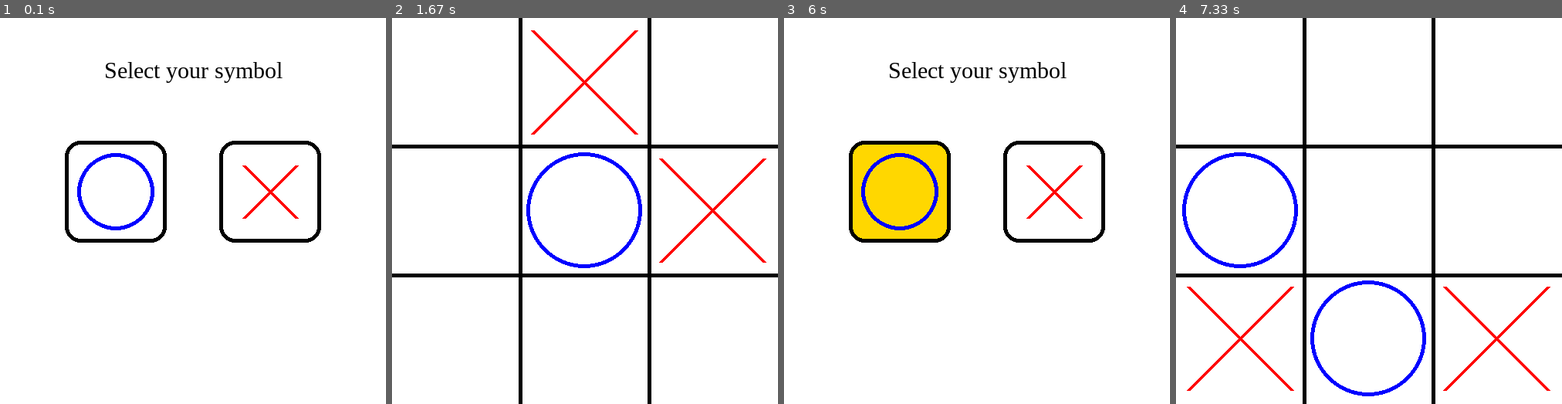
Above: before the commit, frames 1-4 (left to right).
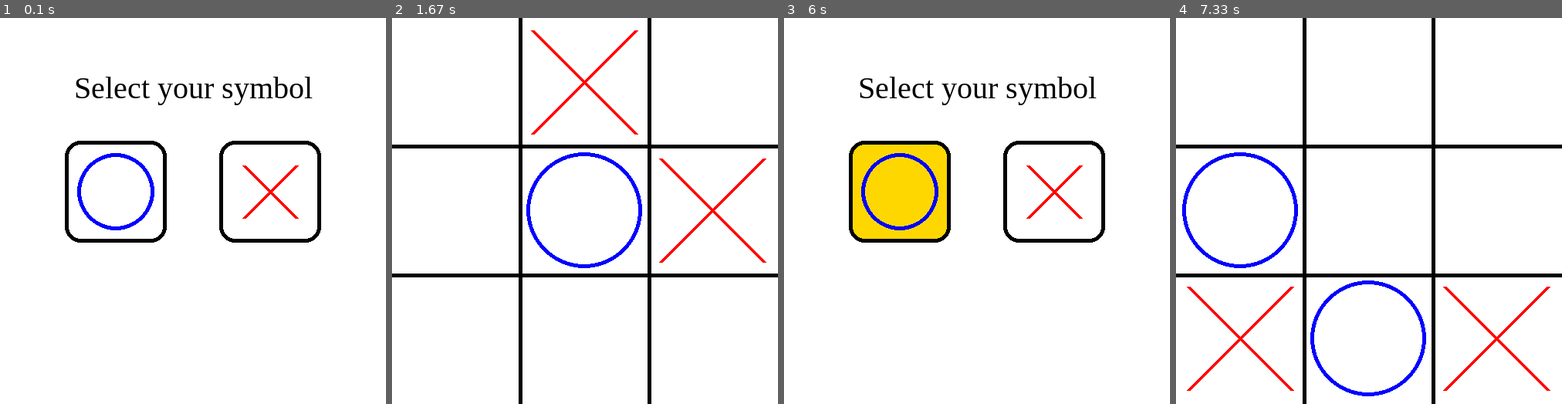
Above: after the commit, the same moments.

Repository: Onur15/Prototype_Games
Game: pygame game, started from tic tac toe AI.py
Two runs of this game, one before a commit and one after it. Both use one fixed random seed, a clock stepped at 60 frames per second and the inputs below.
Inputs (mouse positions are in pixels of both pictures, inside the frame that each line leads up to):
- Up to frame 1 (0.1 s): no input
- Up to frame 2 (1.67 s): press the mouse at (662, 191) at 0.37 s; move the mouse to (627, 257) at 0.47 s; release the mouse at (596, 326) at 0.6 s; press the mouse at (662, 191) at 0.7 s; move the mouse to (557, 133) at 0.8 s; release the mouse at (457, 75) at 0.93 s; press the mouse at (662, 191) at 1.03 s; move the mouse to (550, 141) at 1.13 s; release the mouse at (438, 87) at 1.27 s; press the mouse at (662, 191) at 1.37 s; move the mouse to (554, 211) at 1.47 s; release the mouse at (446, 230) at 1.6 s
- Up to frame 3 (6 s): click (892, 334) at 1.92 s; click (946, 353) at 3.12 s; press the mouse at (977, 211) at 5.3 s; move the mouse to (946, 272) at 5.4 s; release the mouse at (911, 334) at 5.53 s; move the mouse to (899, 191) at 5.97 s
- Up to frame 4 (7.33 s): press the mouse at (1291, 191) at 6 s; move the mouse to (1311, 257) at 6.1 s; release the mouse at (1326, 326) at 6.23 s; press the mouse at (1291, 191) at 6.43 s; move the mouse to (1260, 222) at 6.53 s; move the mouse to (1230, 249) at 6.63 s; release the mouse at (1230, 249) at 6.67 s; move the mouse to (1314, 357) at 6.93 s; click (1314, 357) at 7.15 s

The runs differ from the first frame. In frame 1, 1.7% of the frame differs, in the area x 19-81%, y 11-23%; in frame 2, nothing differs; in frame 3, 1.7%; in frame 4, nothing differs.

Commit message:
More Readable Code

Diff:
--- a/tic tac toe AI.py
+++ b/tic tac toe AI.py
@@ -2,83 +2,111 @@
 from pygame.locals import *
 class Game():
 
-    def __init__(self, screen_size = 500):
+    def __init__(self, screen_size : int = 500):
         pygame.init()
         display = pygame.display.set_mode((screen_size, screen_size))
         pygame.display.set_caption("Tic Tac Toe Game")
         display.fill("white")
         self.display = display
         self.screen_size = screen_size
+        self.font = pygame.font.SysFont("serif", 40, False)
+        self.is_over = False
+        self.blank_board()
+
+    def blank_board(self):
         self.board = []
         for _ in range(3):
             self.board.append( [" "] * 3)
 
-    def print_board(self):
+    def print_board_lines(self):
         height = self.display.get_height()
         width = self.display.get_width()
+        thickness = 5
+
         for i in range(1,3):
-            pygame.draw.line(self.display, (0, 0, 0), (0, (height * i) // 3), (width, (height * i) // 3), 5)
-            pygame.draw.line(self.display, (0, 0, 0), ((width * i) // 3, 0), ((width * i) // 3, height), 5)
+            pygame.draw.line(self.display, "black", (0, (height * i) // 3), (width, (height * i) // 3), thickness) # Row lines
+            pygame.draw.line(self.display, "black", ((width * i) // 3, 0), ((width * i) // 3, height), thickness) # Column lines
 
     def place(self, x, y, symbol: bool):
         self.board[y][x] = symbol
-        size = self.screen_size // 3
-        offset = size // 10
-        x += 1
-        y += 1
-        sq_pos = {
-            "x" : size * x,
-            "y" : size * y,
-        }
-        if symbol:
-            pygame.draw.line(self.display, "red", (sq_pos["x"] - size + offset, sq_pos["y"] - size + offset), (sq_pos["x"] - offset, sq_pos["y"] - offset), 5)
-            pygame.draw.line(self.display, "red", (sq_pos["x"] - size + offset, sq_pos["y"] - offset), (sq_pos["x"] - offset, sq_pos["y"] - size + offset), 5)
-        else:
-            pygame.draw.circle(self.display, "blue", (sq_pos["x"] - size // 2, sq_pos["y"] - size // 2), (size - offset) / 2, 5)
-        pygame.display.update()
+        cell_size = self.screen_size // 3
+        offset = cell_size // 10
+        width = 5
+        # Coordinates
+        sq_pos = [cell_size * x, cell_size * y]
+        top_left = (sq_pos[0] + offset, sq_pos[1] + offset)
+        bottom_right = (sq_pos[0] + cell_size - offset, sq_pos[1] + cell_size - offset)
+        bottom_left = (sq_pos[0] + offset, sq_pos[1] + cell_size - offset)
+        top_right = (sq_pos[0] + cell_size - offset, sq_pos[1] + offset)
+        center = (sq_pos[0] + cell_size // 2, sq_pos[1] + cell_size // 2)
+        radius = (cell_size - offset) / 2
+
+        if symbol: # Place X
+            pygame.draw.line(self.display, "red", top_left, bottom_right, width)
+            pygame.draw.line(self.display, "red", bottom_left, top_right, width)
+
+        else: # Place O
+            pygame.draw.circle(self.display, "blue", center, radius, width)
 
     def draw_buttons(self):
-        global rect1, rect2
-        radius = self.screen_size // 10
-        offset = self.screen_size // 30
-        left = self.screen_size * 0.2
-        top = self.screen_size * 0.35
-        width = self.screen_size * 0.6
-        box = pygame.Rect(left, top, width, radius*2)
+        global button_o, button_x
+        screen = self.screen_size
+
+        radius = screen // 10
+        offset = screen // 30
+        left = screen * 0.2
+        top = screen * 0.35
+        width = screen - 2*left # Center box
+
+        box = pygame.Rect(left, top, width, radius*2) # Only for alignment / invisible
+        # Drawing O
         pygame.draw.circle(self.display, "blue", (box.x + radius, box.y + radius), radius, 5)
-        pygame.draw.line(self.display, "red", (box.bottomright[0] - offset, box.bottomright[1] - offset), (box.bottomright[0] + offset - radius*2, box.bottomright[1] + offset - radius*2), 5)
-        pygame.draw.line(self.display, "red", (box.bottomright[0] + offset - radius*2, box.bottomright[1] - offset), (box.bottomright[0] - offset, box.bottomright[1] + offset - radius*2), 5)
-        rect1 = pygame.Rect(left - offset, top - offset, 2*(radius+offset), 2*(radius+offset))
-        rect2 = pygame.Rect(left + width - 2*radius - offset, top - offset, 2*(radius+offset), 2*(radius+offset))
-        pygame.draw.rect(self.display, "black", rect2, 5, 20)
-        pygame.draw.rect(self.display, "black", rect1, 5, 20)
+        # Drawing X
+        bottom_right = (box.bottomright[0] - offset, box.bottomright[1] - offset)
+        top_left = (box.bottomright[0] + offset - radius*2, box.bottomright[1] + offset - radius*2)
+        bottom_left = (box.bottomright[0] + offset - radius*2, box.bottomright[1] - offset)
+        top_right = (box.bottomright[0] - offset, box.bottomright[1] + offset - radius*2)
+        pygame.draw.line(self.display, "red", bottom_right, top_left, 5)
+        pygame.draw.line(self.display, "red", bottom_left, top_right, 5)
+
+        button_o = pygame.Rect(left - offset, top - offset, 2*(radius+offset), 2*(radius+offset)) # Button for O
+        button_x = pygame.Rect(left + width - 2*radius - offset, top - offset, 2*(radius+offset), 2*(radius+offset)) # Button for X
+        pygame.draw.rect(self.display, "black", button_o, 5, 20)
+        pygame.draw.rect(self.display, "black", button_x, 5, 20)
 
     def play(self):
         global run
-        self.is_over = False
         run = False
+
         self.draw_buttons()
-        font = pygame.font.SysFont("serif", 30, False)
-        text = font.render("Select your symbol", True, "black")
+        text = self.font.render("Select your symbol", True, "black")
         text_rect = text.get_rect(center=(self.screen_size // 2, text.get_height() * 2))
         self.display.blit(text, text_rect)
-        while not run:
+
+        while not run: # Starting screen
             pygame.time.delay(10)
             for event in pygame.event.get():
                 self.handle_events(event)
                 pygame.display.update()
+
+        # Player selected symbol
         self.display.fill("white")
-        self.print_board()
+        self.print_board_lines()
         self.move = 0
         self.turn = self.player
+        # Game started
         while run:
             pygame.display.update()
             pygame.time.delay(10)
+            # Player plays
             for event in pygame.event.get():
                 self.handle_events(event)
+                pygame.display.update()
+
             if self.game_over()[0]:
                 run = False
                 time.sleep(1.5)
+            # Computer plays
             if not self.turn and run:
                 best_move = self.find_best_move(not self.player)
                 self.place(best_move[0], best_move[1], not self.player)
@@ -87,148 +115,200 @@
                     run = False
                     time.sleep(1.5)
                 self.turn = True
+
+            # Game Over
             if not run:
-                font = pygame.font.SysFont("serif", 40)
                 self.is_over = True
                 match self.game_over()[1]:
                     case "draw":
                         self.display.fill("white")
-                        text = font.render("Draw!", True, "black")
+                        text = self.font.render("Draw!", True, "black")
                         text_rect = text.get_rect(center=(self.screen_size // 2, text.get_height() * 2))
                         self.display.blit(text, text_rect)
                     case "player":
                         self.display.fill("white")
-                        text = font.render("Player wins!", True, "black")
+                        text = self.font.render("Player wins!", True, "black")
                         text_rect = text.get_rect(center=(self.screen_size // 2, text.get_height() * 2))
                         self.display.blit(text, text_rect)
                     case "computer":
                         self.display.fill("white")
-                        text = font.render("Computer wins!", True, "black")
+                        text = self.font.render("Computer wins!", True, "black")
                         text_rect = text.get_rect(center=(self.screen_size // 2, text.get_height() * 2))
                         self.display.blit(text, text_rect)
                 self.draw_restart_button()
                 pygame.display.update()
+                # Loop for player to press restart
                 while True:
                      for event in pygame.event.get():
                         self.handle_events(event)
-
-    def draw_line(self, player, row=None, col=None, diagonal=None):
+                        pygame.display.update()
+
+    def draw_line(self, player, row = None, col = None, diagonal = None):
         color = "red" if player else "blue"
-        cell = self.screen_size // 3
-        if row:
-            pygame.draw.line(self.display, color, (cell//4, cell//2 + row*cell), (self.screen_size-cell//4, cell//2 + row*cell),10)
-        if col:
-            pygame.draw.line(self.display, color, (cell//2 + col*cell, cell//4), (cell//2 + col*cell, self.screen_size-cell//4),10)
-        if diagonal:
+        cell_size = self.screen_size // 3
+        offset = cell_size // 4
+        screen = self.screen_size
+        width = 10
+        if row != None:
+            left = (offset, cell_size // 2 + row * cell_size)
+            right = (screen - offset, cell_size // 2 + row * cell_size)
+            pygame.draw.line(self.display, color, left, right, width)
+
+        if col != None:
+            top = (cell_size // 2 + col * cell_size, offset)
+            bottom = (cell_size // 2 + col * cell_size, screen-offset)
+            pygame.draw.line(self.display, color, top, bottom, width)
+
+        if diagonal != None:
             if all([self.board[i][i] == player for i in range(3)]):
-                pygame.draw.line(self.display, color, (cell//4, cell//4), (self.screen_size-cell//4, self.screen_size-cell//4),10)
+                pygame.draw.line(self.display, color, (offset, offset), (screen - offset, screen - offset), width)
             else:
-                pygame.draw.line(self.display, color, (cell//4, self.screen_size-cell//4), (self.screen_size-cell//4, cell//4),10)
+                pygame.draw.line(self.display, color, (offset, screen - offset), (screen - offset, offset), width)
+
         pygame.display.update()
 
     def draw_restart_button(self):
-        global button
-        font = pygame.font.SysFont("serif", 40)
-        restart_text = font.render("Restart", True, "black")
-        restart_rect = restart_text.get_rect(center = (self.screen_size // 2, self.screen_size // 2))
+        global res_button
+        restart_text = self.font.render("Restart", True, "black")
+        restart_rect = restart_text.get_rect(center = (self.screen_size // 2, self.screen_size // 2)) # Only for alignment / invisible
         self.display.blit(restart_text, restart_rect)
-        button = restart_text.get_rect(width = 2*restart_text.get_width(), height = 1.5*restart_text.get_height(), center = (self.screen_size // 2, self.screen_size // 2))
-        pygame.draw.rect(self.display, "black", button, 5, 20)
+        res_button = restart_text.get_rect(width = 2*restart_text.get_width(), height = 1.5*restart_text.get_height(), center = (self.screen_size // 2, self.screen_size // 2))
+        pygame.draw.rect(self.display, "black", res_button, 5, 20)
 
     def game_over(self):
         if self.check_winner(self.player)[0]:
             info = self.check_winner(self.player)
             self.draw_line(self.player, row=info[1], col=info[2], diagonal=info[3])
             return (True,"player")
+
         if self.check_winner(not self.player)[0]:
             info = self.check_winner(not self.player)
             self.draw_line(not self.player, row=info[1], col=info[2], diagonal=info[3])
             return (True, "computer")
+
         if len(self.avaliable_moves()) == 0:
             return (True, "draw")
+
         return (False, None)
 
     def handle_events(self,event):
         global run
+        cell_size = self.screen_size // 3
         pos = pygame.mouse.get_pos()
-        color = "gold"
+        x = pos[0] // cell_size
+        y = pos[1] // cell_size
+        offset = 3
+        box_size = cell_size - 8
+        margin = lambda x: (cell_size + 2) * x + offset
+        bg_color = "gold"
+
+        # Hover effect for restart button
         if event.type == MOUSEMOTION and self.is_over:
-            if button.collidepoint(pos[0], pos[1]) and self.is_over:
-                pygame.draw.rect(self.display, color, button, 0, 20)
+
+            # Coloring button's background
+            if res_button.collidepoint(pos[0], pos[1]) and self.is_over:
+                pygame.draw.rect(self.display, bg_color, res_button, 0, 20)
                 self.draw_restart_button()
+
+            # Resetting button's background
             else:
-                pygame.draw.rect(self.display, "white", button, 0, 20)
+                pygame.draw.rect(self.display, "white", res_button, 0, 20)
                 self.draw_restart_button()
-            pygame.display.update()
+
+        # Hover effect for selection buttons
         elif event.type == MOUSEMOTION and not run:
-            if rect1.collidepoint(pos[0], pos[1]):
-                pygame.draw.rect(self.display, color, rect1, 0, 20)
+
+            # Coloring buttons' background
+            if button_o.collidepoint(pos[0], pos[1]):
+                pygame.draw.rect(self.display, bg_color, button_o, 0, 20)
                 self.draw_buttons()
-            elif rect2.collidepoint(pos[0], pos[1]):
-                pygame.draw.rect(self.display, color, rect2, 0, 20)
+            elif button_x.collidepoint(pos[0], pos[1]):
+                pygame.draw.rect(self.display, bg_color, button_x, 0, 20)
                 self.draw_buttons()
+
+            # Reseting buttons' background
             else:
-                pygame.draw.rect(self.display, "white", rect1, 0, 20)
-                pygame.draw.rect(self.display, "white", rect2, 0, 20)
+                pygame.draw.rect(self.display, "white", button_o, 0, 20)
+                pygame.draw.rect(self.display, "white", button_x, 0, 20)
                 self.draw_buttons()
-            pygame.display.update()
+
+        # Hover effect for avaliable cells
         elif event.type == MOUSEMOTION and run:
-            cell = self.screen_size // 3
+
+            # Reseting cell's background
             for i in range(3):
                 for j in range(3):
                     if self.board[i][j] == "f":
-                        filler = pygame.Rect((cell+2) * j + 3, (cell+2) * i + 3, cell-8, cell-8)
+                        filler = pygame.Rect(margin(j), margin(i), box_size, box_size)
                         pygame.draw.rect(self.display, "white", filler)
                         self.board[i][j] = " "
-            if (pos[0]//cell, pos[1]//cell) in self.avaliable_moves():
-                filler = pygame.Rect((cell+2) * (pos[0] // cell) + 3, (cell+2) * (pos[1] // cell) + 3, cell-8, cell-8)
-                pygame.draw.rect(self.display, color, filler)
-                self.board[pos[1] // cell][pos[0] // cell] = "f"
-            pygame.display.update()
-        if event.type == MOUSEBUTTONDOWN and event.button == 1:
+
+            # Coloring cell's background
+            if (x, y) in self.avaliable_moves():
+                filler = pygame.Rect(margin(x), margin(y), box_size, box_size)
+                pygame.draw.rect(self.display, bg_color, filler)
+                self.board[y][x] = "f"
+
+        if event.type == MOUSEBUTTONDOWN and event.button == 1: # Left click
+            # Reset button
             if self.is_over:
-                if button.collidepoint(pos[0], pos[1]):
+                if res_button.collidepoint(pos[0], pos[1]):
                     new_game = Game()
                     new_game.play()
+
+            # Placing symbol on the cell
             elif run and self.turn:
-                sq_size = self.screen_size // 3
-                if (pos[0]//sq_size, pos[1]//sq_size) in self.avaliable_moves():
-                    filler = pygame.Rect((sq_size+2) * (pos[0]//sq_size) + 3, (sq_size+2) * (pos[1]//sq_size) + 3, sq_size-8, sq_size-8)
+                if (x, y) in self.avaliable_moves():
+                    # Resetting cell's background color before placing
+                    filler = pygame.Rect(margin(x), margin(y), box_size, box_size)
                     pygame.draw.rect(self.display, "white", filler)
-                    self.place(pos[0] // sq_size , pos[1] // sq_size, self.player)
+
+                    self.place(x , y, self.player)
                     pygame.display.update()
                     time.sleep(0.5)
                     self.move += 1
                     self.turn = False
+
+            # Selecting symbol
             else:
-                if rect1.collidepoint(pos[0], pos[1]):
+                if button_o.collidepoint(pos[0], pos[1]):
                     self.player = False
                     run = True
-                if rect2.collidepoint(pos[0], pos[1]):
+                if button_x.collidepoint(pos[0], pos[1]):
                     self.player = True
                     run = True
+
         if event.type == QUIT:
             pygame.quit()
             sys.exit()
 
-    def check_winner(self, player):
+    def check_winner(self, player : bool):
+        # Returns row, col or diagonal values for drawing winning line
+
         for row in self.board:
             if all([cell == player for cell in row]):
                 return (True, self.board.index(row), None, None)
+
         for col in range(3):
             if all([self.board[row][col] == player for row in range(3)]):
                 return (True, None, col, None)
+
         if all([self.board[i][i] == player for i in range(3)]) or all([self.board[i][2-i] == player for i in range(3)]):
             return (True, None, None, True)
+
         return (False, None, None, None)
 
-    def find_best_score(self, player):
+    def find_best_score(self, player : bool): # Minimax Algorithm
         if self.check_winner(not self.player)[0]:
             return 1
+
         if self.check_winner(self.player)[0]:
             return -1
+
         if len(self.avaliable_moves()) == 0:
             return 0
+
+        # Own perspective
         if player != self.player:
             best_score = -100
             for move in self.avaliable_moves():
@@ -237,6 +317,8 @@
                 self.board[move[1]][move[0]] = " "
                 best_score = max(best_score, score)
             return best_score
+
+        # Opponent's perspective
         else:
             best_score = 100
             for move in self.avaliable_moves():
@@ -246,29 +328,32 @@
                 best_score = min(best_score, score)
             return best_score
 
-    def find_best_move(self, symbol):
+    def find_best_move(self, symbol : bool):
+        # All moves are equal at the start
         if self.move == 0:
             time.sleep(0.5)
             return random.choice(self.avaliable_moves())
+
         best_moves = []
         best_score = -100
         for move in self.avaliable_moves():
             self.board[move[1]][move[0]] = symbol
             score = self.find_best_score(not symbol)
-            #print(move, score)
+            print(move, score)
             self.board[move[1]][move[0]] = " "
+            # Selecting moves that has highest score
             if score > best_score:
                 best_score = score
+                # If it finds move that has higher score than it already stored moves
+                # Deletes previous moves
+                best_moves.clear()
                 best_moves.append( (move , score) )
-                i = 0
-                while i < len(best_moves):
-                    if best_moves[i][1] < score:
-                        best_moves.remove(best_moves[i])
-                    else:
-                        i += 1
+
+            # Adds move to list if the move has same score
             elif score == best_score:
                 best_moves.append( (move , score) )
-        #print(best_moves)
+        print(best_moves)
+        # Selects one of the best moves
         return random.choice(best_moves)[0]
 
     def avaliable_moves(self):
@@ -278,5 +363,7 @@
                 if cell == " " or cell == "f":
                     moves.append((x,y))
         return moves
-new_game = Game()
-new_game.play()
+
+if __name__ == "__main__":
+    new_game = Game()
+    new_game.play()
